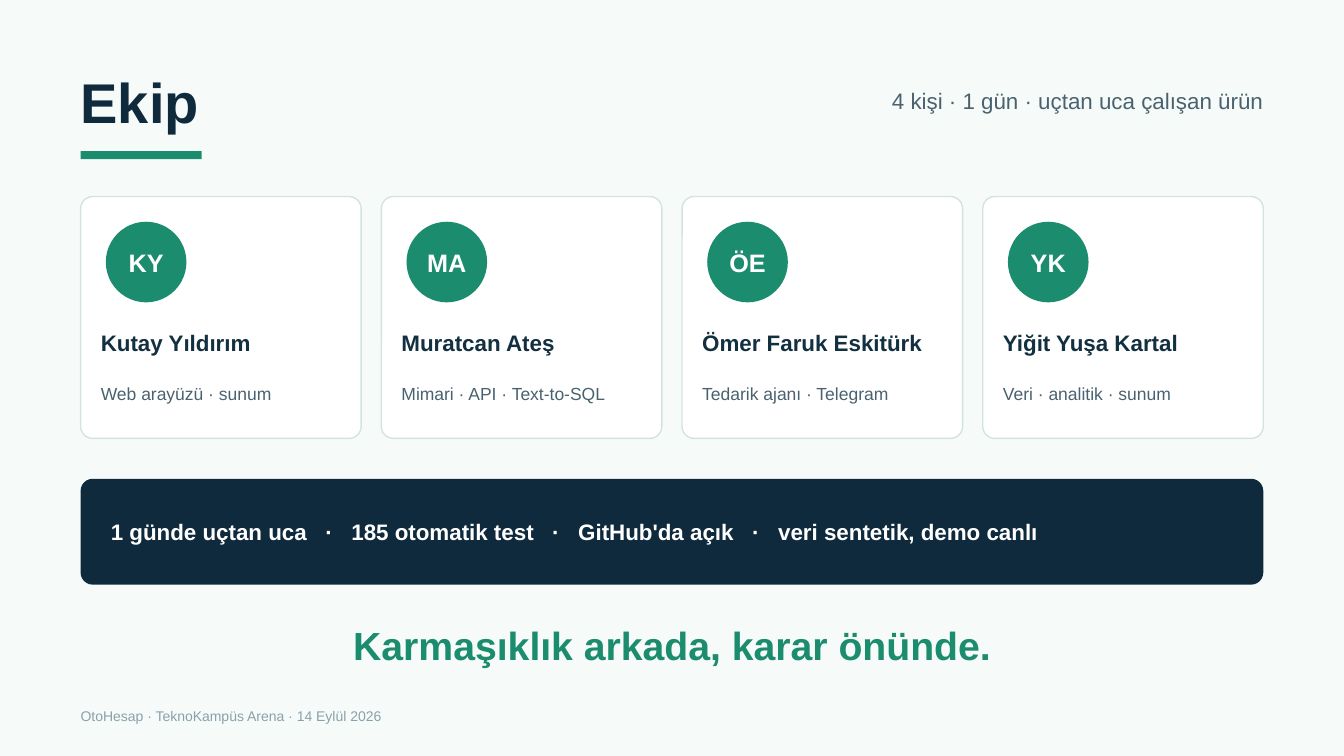
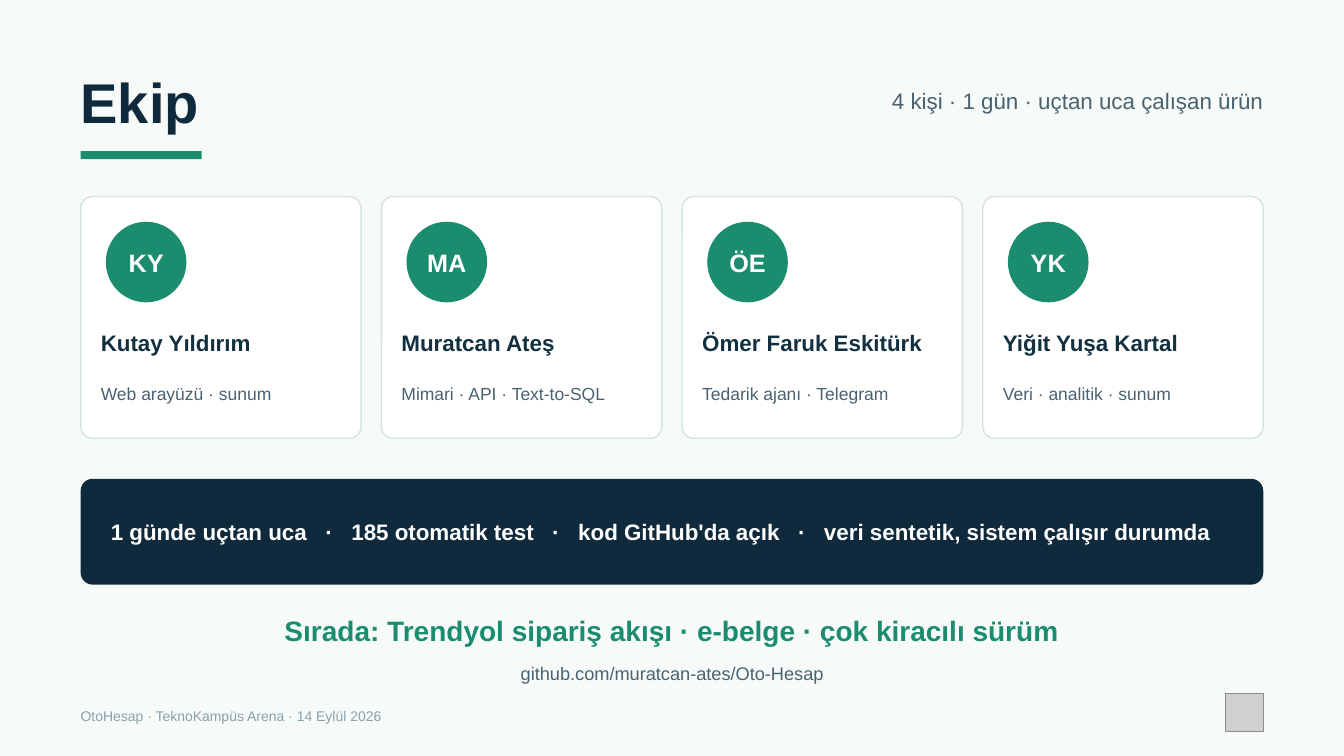
Before and after one commit to Farukes/Oto-Hesap, a slide deck: slide 6 of docs/sunum/OtoHesap-3dk.pptx (slide 4 before the commit). Drawn at 1344x756 pixels with LibreOffice and Linux fonts; fonts in the diff are those of the drawing; grey boxes stand for pictures. Boxes give left, top, right and bottom in pixels: in the first picture for what was removed or moved away, otherwise in the second. Text is boxed around its words. In the diff, an @@ line names an element or a change of style, - is before the commit and + after.

Commit message:
docs(sunum): 6 slaytlık online deste; TÜİK grafiği görsel, SQL gizli asistan ekranı, Kutay akışı online formata

```diff
--- a/docs/sunum/OtoHesap-3dk.pptx
+++ b/docs/sunum/OtoHesap-3dk.pptx
@@ text at (x1=111, y1=523, x2=1209, y2=545): text changed @@
-1 günde uçtan uca · 185 otomatik test · GitHub'da açık · veri sentetik, demo canlı
+1 günde uçtan uca · 185 otomatik test · kod GitHub'da açık · veri sentetik, sistem çalışır durumda
@@ text added at (x1=284, y1=620, x2=1059, y2=646), 20 pt, text #1C8C6E, bold @@
+Sırada: Trendyol sipariş akışı · e-belge · çok kiracılı sürüm
@@ text removed at (x1=353, y1=631, x2=991, y2=668) @@
-Karmaşıklık arkada, karar önünde.
@@ text added at (x1=521, y1=667, x2=824, y2=684), 13 pt, text #4A6270 @@
+github.com/muratcan-ates/Oto-Hesap
@@ picture added at (x1=1225, y1=694, x2=1263, y2=732) @@
```
Also in this commit, not shown: 2 other slides changed, 3 slides added, 1 slide removed, 7 other files.
